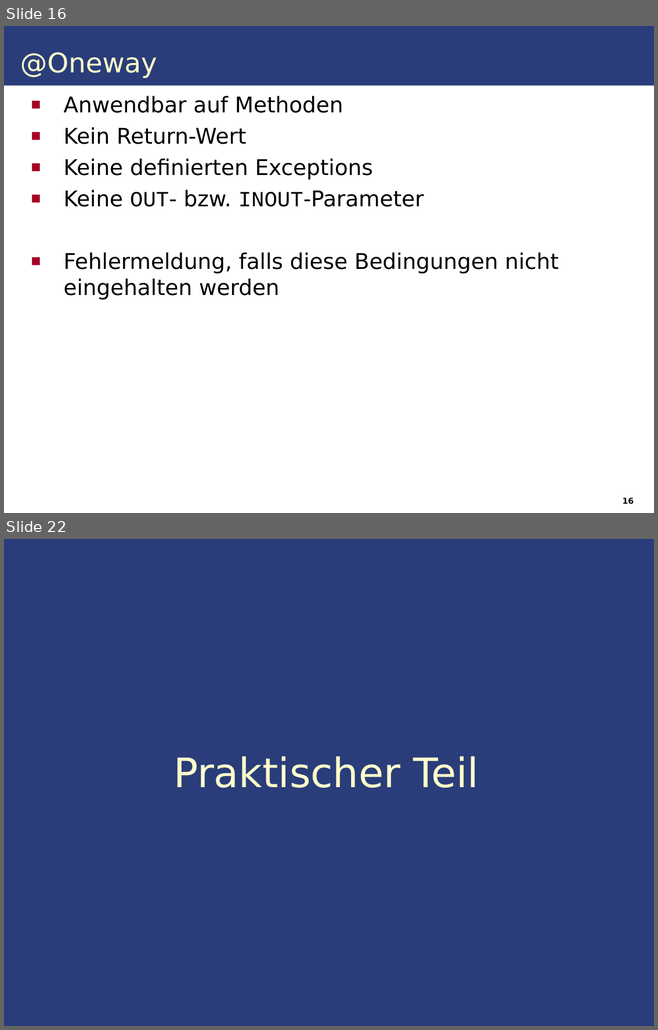
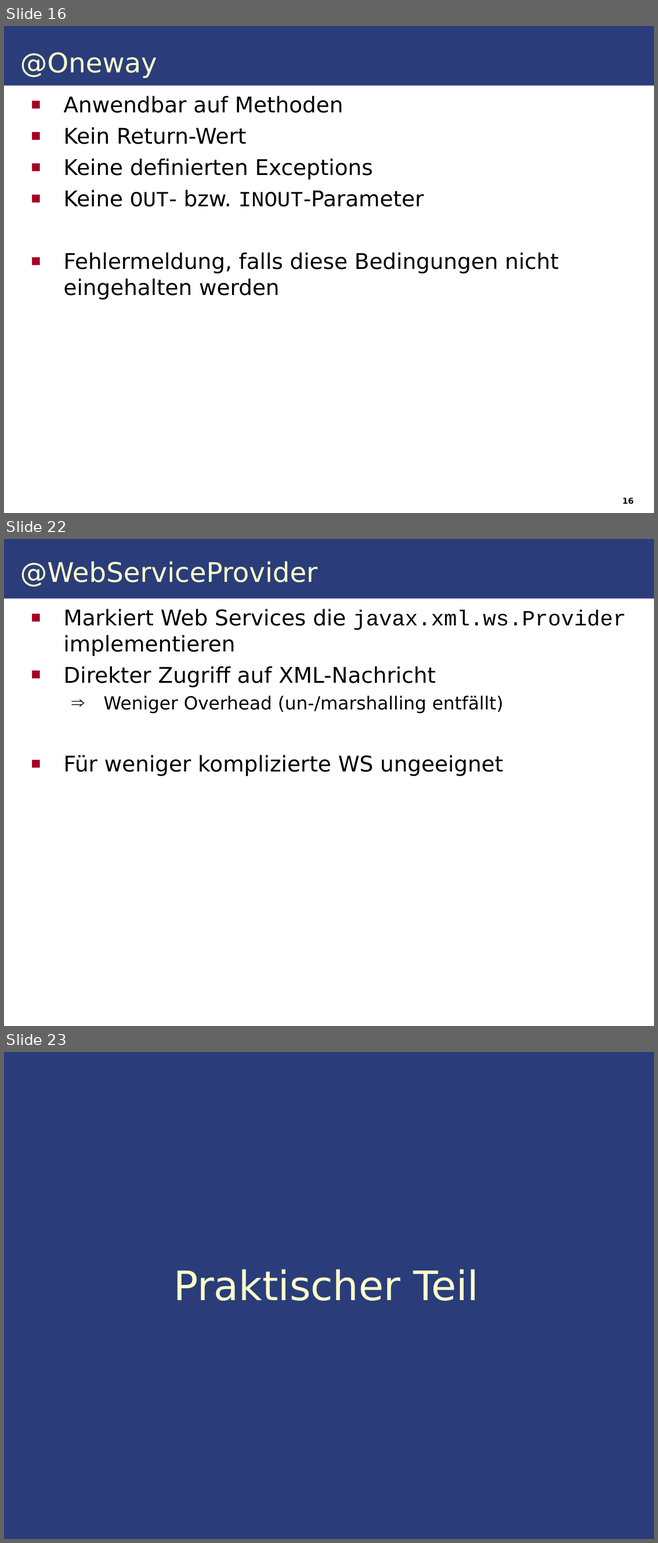
Before and after one commit to IAAS/decidr, a slide deck: seminars/rr/presentation/Web_Services.odp. Shown one above the other, each under a label of ours: slides 16 and 22 before the commit, slides 16, 22 and 23 after it; the slides between them are not shown. The pictures are 658x1030 and 658x1543 pixels, drawn with LibreOffice and Linux fonts; fonts in the diff are those of the drawing. Boxes give left, top, right and bottom in pixels: in the first picture for what was removed or moved away, otherwise in the second. Text is boxed around its words. In the diff, an @@ line names an element or a change of style, - is before the commit and + after.

```diff
--- a/seminars/rr/presentation/Web_Services.odp
+++ b/seminars/rr/presentation/Web_Services.odp
@@ slide 22 added at [4, 539, 654, 1026], background #FFFFFF; not listed: 1 template element that a slide beside it also shows @@
@@ text added at [20, 561, 317, 587], 30 pt, text #FFFFCC @@
+@WebServiceProvider
@@ text added at [64, 609, 626, 776], 24 pt, text #000000 @@
+■ Markiert Web Services die javax.xml.ws.Provider implementieren
+■ Direkter Zugriff auf XML-Nachricht
+  ⇒ Weniger Overhead (un-/marshalling entfällt)
+■ Für weniger komplizierte WS ungeeignet
@@ what was slide 22 is now slide 23 @@
```
Also in this commit, not shown: 10 slides changed.
